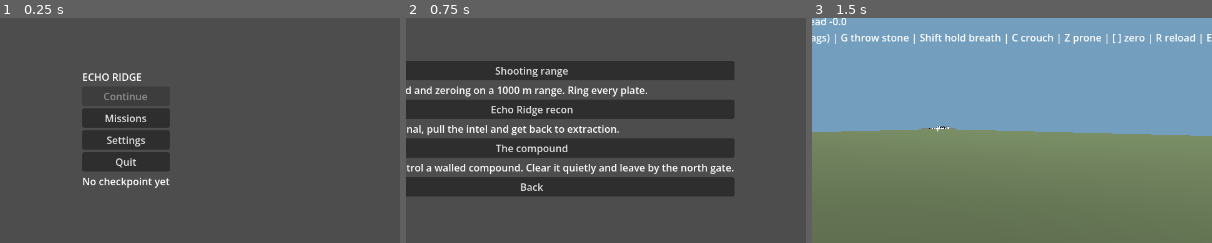
Above: before the commit, frames 1-3 (left to right).
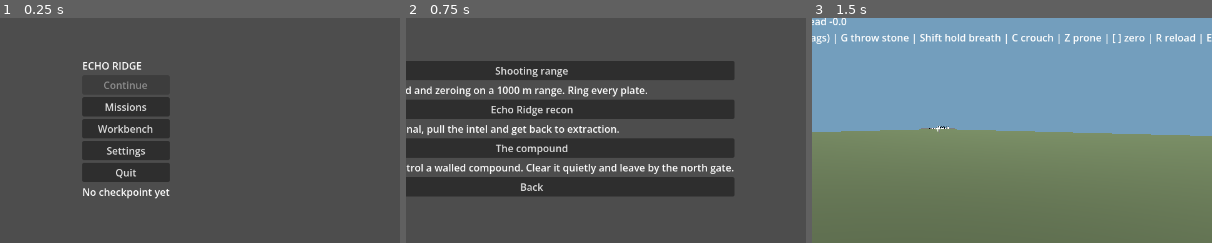
Above: after the commit, the same moments.

Repository: adam656677-oss/sniper
Game: Godot game, scene res://scenes/ui/main_menu.tscn
Two runs of this game, one before a commit and one after it. Both use one fixed random seed, a clock stepped at 60 frames per second and the inputs below.
Inputs:
- Up to frame 1 (0.25 s): no input
- Up to frame 2 (0.75 s): click "Missions" at 0.5 s
- Up to frame 3 (1.5 s): click "Shooting range" at 1.25 s
The pictures show only the part of the screen within x 34-84%, y 25-75%; the shares and areas given below are measured in that part.

The runs differ from the first frame. In frame 1, 4.5% of the frame differs, in the area x 20-43%, y 19-81%; in frame 2, nothing differs; in frame 3, nothing differs.

Commit message:
Wire the gunsmith into play: persisted loadout and a workbench screen
Checklist item 4.8. Loadout keeps installed parts per weapon family in
user://loadout.cfg, validates them against gunsmith compatibility on load,
and derives a modified WeaponProfile copy that the weapon rig uses, so base
resources never change. The gunsmith gains the sidearm family and a match
barrel for rifles. The main menu Workbench screen offers one selector per
slot, an upgraded preset and apply. New loadout suite.

Co-Authored-By: Claude Fable 5.1 <noreply@anthropic.com>
Claude-Session: https://claude.ai/code/session_01Eowivxxx5e3dLJLdS68ERi

Diff:
--- /dev/null
+++ b/autoload/loadout.gd
@@ -0,0 +1,82 @@
+extends Node
+
+# Installed gunsmith parts per weapon family, persisted to user://loadout.cfg,
+# and applied to WeaponProfile resources when a mission builds its rig.
+
+const Gunsmith = preload("res://gunsmith.gd")
+const PATH := "user://loadout.cfg"
+const SLOTS := ["optic", "spring", "stock"]
+
+signal changed(family: String)
+
+var installed: Dictionary = {}
+
+func _ready() -> void:
+	load_loadout()
+
+func parts_for(family: String) -> Dictionary:
+	return installed.get(family, {}).duplicate()
+
+func compatible_parts(family: String, slot: String) -> Array[String]:
+	var result: Array[String] = []
+	for part_id in Gunsmith.PARTS:
+		if Gunsmith.compatible(family, slot, part_id):
+			result.append(part_id)
+	return result
+
+func install(family: String, slot: String, part_id: String) -> bool:
+	if family not in Gunsmith.FAMILIES or slot not in SLOTS:
+		return false
+	var parts := parts_for(family)
+	if part_id.is_empty():
+		parts.erase(slot)
+	elif Gunsmith.compatible(family, slot, part_id):
+		parts[slot] = part_id
+	else:
+		return false
+	installed[family] = parts
+	changed.emit(family)
+	return true
+
+func clear(family: String) -> void:
+	installed.erase(family)
+	changed.emit(family)
+
+# A new profile with the installed parts applied. Base resources are never modified.
+func apply_to(base: WeaponProfile) -> WeaponProfile:
+	var profile: WeaponProfile = base.duplicate()
+	var stats: Dictionary = Gunsmith.calculate(base.to_stats(), base.family, parts_for(base.family))
+	if stats.is_empty():
+		return profile
+	profile.capacity = int(stats.capacity)
+	profile.reserve = int(stats.reserve)
+	profile.reload_seconds = float(stats.reload)
+	profile.shot_interval = float(stats.interval)
+	profile.pellets = int(stats.pellets)
+	profile.spread = float(stats.spread)
+	profile.max_range = float(stats.range)
+	profile.aim_fov = float(stats.fov)
+	return profile
+
+func save_loadout() -> bool:
+	var config := ConfigFile.new()
+	for family in installed:
+		for slot in installed[family]:
+			config.set_value(family, slot, installed[family][slot])
+	return config.save(PATH) == OK
+
+func load_loadout() -> bool:
+	installed = {}
+	var config := ConfigFile.new()
+	if not FileAccess.file_exists(PATH) or config.load(PATH) != OK:
+		return false
+	for family in config.get_sections():
+		if family not in Gunsmith.FAMILIES:
+			continue
+		for slot in config.get_section_keys(family):
+			var part_id := String(config.get_value(family, slot))
+			if slot in SLOTS and Gunsmith.compatible(family, slot, part_id):
+				if not installed.has(family):
+					installed[family] = {}
+				installed[family][slot] = part_id
+	return true
--- a/gunsmith.gd
+++ b/gunsmith.gd
@@ -1,11 +1,12 @@
 extends RefCounted
 
 # Fictional balancing only. No real firearm modification specifications.
-const FAMILIES := ["recon", "auto_shotgun", "pump_shotgun", "carbine", "heavy_rifle"]
+const FAMILIES := ["recon", "sidearm", "auto_shotgun", "pump_shotgun", "carbine", "heavy_rifle"]
 const PARTS := {
 	"precision_scope": {"slot": "optic", "families": ["recon", "carbine", "heavy_rifle"], "multiply": {}, "set": {"fov": 18.0}},
 	"reflex": {"slot": "optic", "families": FAMILIES, "multiply": {}, "set": {"fov": 60.0}},
-	"light_spring": {"slot": "spring", "families": ["auto_shotgun", "carbine"], "multiply": {"interval": 0.9, "spread": 1.1}, "set": {}},
+	"light_spring": {"slot": "spring", "families": ["sidearm", "auto_shotgun", "carbine"], "multiply": {"interval": 0.9, "spread": 1.1}, "set": {}},
+	"match_barrel": {"slot": "spring", "families": ["recon", "heavy_rifle"], "multiply": {"spread": 0.8, "range": 1.1}, "set": {}},
 	"light_stock": {"slot": "stock", "families": FAMILIES, "multiply": {"reload": 0.95, "spread": 1.1}, "set": {}},
 	"stable_stock": {"slot": "stock", "families": FAMILIES, "multiply": {"reload": 1.05, "spread": 0.9}, "set": {}}
 }
@@ -19,6 +20,8 @@
 static func calculate(base: Dictionary, family: String, installed: Dictionary) -> Dictionary:
 	if family not in FAMILIES:
 		return {}
+	if installed.is_empty():
+		return base.duplicate(true)
 	var slots := installed.keys()
 	slots.sort()
 	for slot in slots:
--- a/project.godot
+++ b/project.godot
@@ -10,6 +10,7 @@
 GameState="*res://autoload/game_state.gd"
 Settings="*res://autoload/settings.gd"
 SaveSystem="*res://autoload/save_system.gd"
+Loadout="*res://autoload/loadout.gd"
 
 [display]
 window/size/viewport_width=1280
--- a/scenes/ui/main_menu.gd
+++ b/scenes/ui/main_menu.gd
@@ -5,13 +5,14 @@
 
 const MissionCatalog = preload("res://scenes/ui/mission_catalog.gd")
 
-enum Screen { HOME, MISSIONS, SETTINGS }
+enum Screen { HOME, MISSIONS, SETTINGS, WORKBENCH }
 
 var screen: int = Screen.HOME
 var scene_changer: Callable
 var home: VBoxContainer
 var missions: VBoxContainer
 var settings_screen: SettingsScreen
+var workbench: WorkbenchScreen
 var continue_button: Button
 var status: Label
 
@@ -31,6 +32,7 @@
 	home.add_child(title)
 	continue_button = button(home, "Continue", continue_checkpoint)
 	button(home, "Missions", func(): show_screen(Screen.MISSIONS))
+	button(home, "Workbench", func(): show_screen(Screen.WORKBENCH))
 	button(home, "Settings", func(): show_screen(Screen.SETTINGS))
 	button(home, "Quit", func(): get_tree().quit())
 	status = Label.new()
@@ -47,6 +49,9 @@
 	settings_screen = SettingsScreen.new()
 	settings_screen.closed.connect(func(): show_screen(Screen.HOME))
 	column.add_child(settings_screen)
+	workbench = WorkbenchScreen.new()
+	workbench.closed.connect(func(): show_screen(Screen.HOME))
+	column.add_child(workbench)
 	show_screen(Screen.HOME)
 
 func button(parent: Node, text: String, callback: Callable) -> Button:
@@ -61,6 +66,9 @@
 	home.visible = screen == Screen.HOME
 	missions.visible = screen == Screen.MISSIONS
 	settings_screen.visible = screen == Screen.SETTINGS
+	workbench.visible = screen == Screen.WORKBENCH
+	if screen == Screen.WORKBENCH:
+		workbench.load_into_controls()
 	continue_button.disabled = not SaveSystem.has_save(SaveSystem.CHECKPOINT_SLOT)
 	status.text = "Checkpoint available" if not continue_button.disabled else "No checkpoint yet"
 	if screen == Screen.SETTINGS:
--- /dev/null
+++ b/scenes/ui/workbench_screen.gd
@@ -0,0 +1,84 @@
+class_name WorkbenchScreen
+extends VBoxContainer
+
+# Gunsmith workbench: one option button per slot for each playable family.
+
+signal closed
+
+const FAMILIES := [["recon", "Ridgeline recon rifle"], ["sidearm", "Whisper sidearm"]]
+
+var selectors: Dictionary = {} # family -> {slot: OptionButton}
+var summary: Label
+
+func _ready() -> void:
+	var title := Label.new()
+	title.text = "WORKBENCH"
+	add_child(title)
+	for entry in FAMILIES:
+		var family: String = entry[0]
+		var label := Label.new()
+		label.text = entry[1]
+		add_child(label)
+		selectors[family] = {}
+		for slot in Loadout.SLOTS:
+			var parts: Array[String] = Loadout.compatible_parts(family, slot)
+			if parts.is_empty():
+				continue
+			var row := HBoxContainer.new()
+			add_child(row)
+			var slot_label := Label.new()
+			slot_label.text = slot.capitalize()
+			row.add_child(slot_label)
+			var option := OptionButton.new()
+			option.add_item("Stock")
+			for part_id in parts:
+				option.add_item(part_id.replace("_", " ").capitalize())
+			option.set_meta("parts", parts)
+			row.add_child(option)
+			selectors[family][slot] = option
+	summary = Label.new()
+	add_child(summary)
+	var buttons := HBoxContainer.new()
+	add_child(buttons)
+	for pair in [["Apply", apply_from_controls], ["Upgraded preset", apply_presets], ["Back", func(): closed.emit()]]:
+		var button := Button.new()
+		button.text = pair[0]
+		button.pressed.connect(pair[1])
+		buttons.add_child(button)
+	load_into_controls()
+
+func load_into_controls() -> void:
+	for family in selectors:
+		var parts := Loadout.parts_for(family)
+		for slot in selectors[family]:
+			var option: OptionButton = selectors[family][slot]
+			var available: Array = option.get_meta("parts")
+			option.selected = 0
+			if parts.has(slot) and parts[slot] in available:
+				option.selected = available.find(parts[slot]) + 1
+	refresh_summary()
+
+func apply_from_controls() -> void:
+	for family in selectors:
+		for slot in selectors[family]:
+			var option: OptionButton = selectors[family][slot]
+			var available: Array = option.get_meta("parts")
+			Loadout.install(family, slot, "" if option.selected <= 0 else String(available[option.selected - 1]))
+	Loadout.save_loadout()
+	refresh_summary()
+
+func apply_presets() -> void:
+	for family in selectors:
+		var preset: Dictionary = Loadout.Gunsmith.upgraded_preset(family)
+		Loadout.clear(family)
+		for slot in preset:
+			Loadout.install(family, slot, preset[slot])
+	Loadout.save_loadout()
+	load_into_controls()
+
+func refresh_summary() -> void:
+	var lines: Array[String] = []
+	for entry in FAMILIES:
+		var parts := Loadout.parts_for(entry[0])
+		lines.append("%s: %s" % [entry[1], "stock" if parts.is_empty() else str(parts)])
+	summary.text = "\n".join(lines)
--- a/scenes/weapons/weapon_rig.gd
+++ b/scenes/weapons/weapon_rig.gd
@@ -38,7 +38,7 @@
 	spread_rng.randomize()
 	if profiles.is_empty():
 		for path in DEFAULT_PROFILES:
-			profiles.append(load(path) as WeaponProfile)
+			profiles.append(Loadout.apply_to(load(path) as WeaponProfile))
 	for profile in profiles:
 		stored.append({"ammo": profile.capacity, "reserve": profile.reserve, "cooldown": 0.0})
 		zero_ranges.append(profile.zero_range)
--- /dev/null
+++ b/tests/loadout.gd
@@ -0,0 +1,68 @@
+extends SceneTree
+
+var failures := 0
+var loadout: Node
+
+func check(condition: bool, label: String) -> void:
+	if condition:
+		print("PASS: " + label)
+	else:
+		failures += 1
+		push_error("FAIL: " + label)
+
+func _initialize() -> void:
+	call_deferred("run_tests")
+
+func run_tests() -> void:
+	loadout = root.get_node("Loadout")
+	loadout.installed = {}
+	loadout.save_loadout()
+	var base = load("res://scenes/weapons/profiles/ridgeline_recon.tres")
+	var stock = loadout.apply_to(base)
+	check(stock.aim_fov == 25.0 and stock.capacity == 5 and stock != base, "Stock loadout copies the base profile unchanged")
+	check(loadout.install("recon", "optic", "precision_scope") and loadout.install("recon", "stock", "stable_stock"), "Compatible parts install")
+	check(not loadout.install("recon", "spring", "light_spring"), "Incompatible parts are refused")
+	check(not loadout.install("recon", "barrel", "match_barrel") and not loadout.install("nope", "optic", "reflex"), "Unknown slots and families are refused")
+	var tuned = loadout.apply_to(base)
+	check(tuned.aim_fov == 18.0 and is_equal_approx(tuned.reload_seconds, 2.2 * 1.05) and tuned.capacity == 5 and base.aim_fov == 25.0, "Installed parts change the derived profile and never the base")
+	check(loadout.install("recon", "optic", ""), "A slot can be cleared")
+	check(loadout.apply_to(base).aim_fov == 25.0, "Clearing a slot restores the base value")
+	loadout.install("recon", "optic", "precision_scope")
+	check(loadout.save_loadout(), "Loadout saves")
+	loadout.installed = {}
+	check(loadout.load_loadout() and loadout.parts_for("recon") == {"optic": "precision_scope", "stock": "stable_stock"}, "Loadout loads back")
+	var file := FileAccess.open(loadout.PATH, FileAccess.WRITE)
+	file.store_string("[recon]\noptic = \"light_spring\"\nbogus = \"reflex\"\n[nope]\noptic = \"reflex\"\n")
+	file.close()
+	loadout.load_loadout()
+	check(loadout.installed.is_empty(), "Invalid stored parts are dropped on load")
+	loadout.install("recon", "optic", "precision_scope")
+	loadout.install("recon", "spring", "match_barrel")
+	loadout.save_loadout()
+	var game = load("res://main.tscn").instantiate()
+	root.add_child(game)
+	await process_frame
+	var rifle = game.weapon.profiles[0]
+	check(rifle.aim_fov == 18.0 and rifle.max_range > 1200.0 and rifle.spread == 0.0, "A mission rig carries the installed parts")
+	game.weapon.toggle_aim()
+	check(game.camera.fov == 18.0, "Aiming uses the installed optic")
+	game.queue_free()
+	await process_frame
+	var menu = load("res://scenes/ui/main_menu.tscn").instantiate()
+	root.add_child(menu)
+	await process_frame
+	menu.show_screen(menu.Screen.WORKBENCH)
+	var bench = menu.workbench
+	check(bench.visible and bench.selectors["recon"]["optic"].selected == 1, "Workbench shows the installed optic")
+	bench.selectors["recon"]["optic"].selected = 0
+	bench.apply_from_controls()
+	check(loadout.parts_for("recon").has("optic") == false and loadout.parts_for("recon").has("spring"), "Workbench apply updates and keeps other slots")
+	bench.apply_presets()
+	check(loadout.parts_for("recon") == {"stock": "stable_stock", "optic": "precision_scope"} and loadout.parts_for("sidearm").optic == "reflex", "Upgraded preset installs per family")
+	loadout.installed = {}
+	loadout.save_loadout()
+	menu.queue_free()
+	await process_frame
+	if failures == 0:
+		print("LOADOUT TESTS PASSED")
+	quit(0 if failures == 0 else 1)
Not shown, added: autoload/loadout.gd.uid
Not shown, added: scenes/ui/workbench_screen.gd.uid
Not shown, added: tests/loadout.gd.uid
Not shown, changed: docs/CHECKLIST.md
Not shown, changed: docs/VALIDATION.md
Not shown, changed: docs/gunsmith.md
